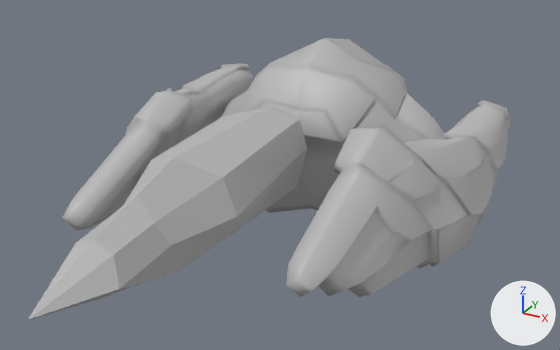
What one commit did to the FBX model workers/unity/Assets/3D/Characters/Neutral/Crystalite/CrystalCreepAnimation.fbx.
Both versions are drawn from a 50 mm camera at (1.22, -2.38, 1.84) aimed at (0.02, -0.19, 0.74). Every picture has the same lights, and +X, +Y and +Z are marked at lower right. Where no turn or scale is listed for an object, it has been applied to the vertices.

Before the edit, the objects in view are built like this:
```python
me_mesh = bpy.data.meshes.new('Mesh')
me_mesh.from_pydata(...)  # 379 vertices, 379 faces; spans x -20.7..17.8, y -61.5..64.4, z -35.1..35.1
me_mesh.materials.append(mat_lambert1)  # grey #bcbcbc
me_mesh_001 = bpy.data.meshes.new('Mesh.001')
me_mesh_001.from_pydata(...)  # 402 vertices, 364 faces; spans x -0.486..0.481, y -0.326..0.726, z -0.326..0.442
me_mesh_001.materials.append(mat_lambert1)  # grey #bcbcbc
me_mesh_002 = bpy.data.meshes.new('Mesh.002')
me_mesh_002.from_pydata(...)  # 379 vertices, 379 faces; spans x -17.8..20.7, y -61.5..64.4, z -35.1..35.1
me_mesh_002.materials.append(mat_lambert1)  # grey #bcbcbc
me_mesh_003 = bpy.data.meshes.new('Mesh.003')
me_mesh_003.from_pydata(...)  # 58 vertices, 64 faces; spans x -15.5..16.8, y -16.8..16.8, z 0.0..120.4
me_mesh_003.materials.append(mat_lambert1)  # grey #bcbcbc
ob_mcrystalprojectile = bpy.data.objects.new('mCrystalProjectile', me_mesh_003)
ob_mcrystalprojectile.location = (0.0, -0.142, 0.87)
ob_mcrystalprojectile.rotation_euler = (1.608, 0.0, 0.0)  # degrees (92, 0, 0)
ob_mcrystalprojectile.scale = (0.01, 0.01, 0.01)
ob_mhead = bpy.data.objects.new('mHead', me_mesh_001)
ob_mhead.location = (0.003, 0.231, 0.704)
ob_mwingl = bpy.data.objects.new('mWingL', me_mesh_002)
ob_mwingl.location = (0.474, -0.105, 0.722)
ob_mwingl.rotation_euler = (0.463, 0.0000109, -0.0000346)  # degrees (27, 0, -0)
ob_mwingl.scale = (0.01, 0.01, 0.01)
ob_mwingr = bpy.data.objects.new('mWingR', me_mesh)
ob_mwingr.location = (-0.474, -0.105, 0.722)
ob_mwingr.rotation_euler = (0.463, -0.000011, 0.0000351)  # degrees (27, 0, 0)
ob_mwingr.scale = (0.01, 0.01, 0.01)
```
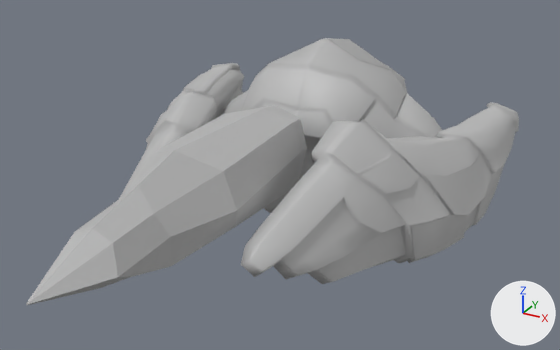
What differs and where, as boxes (x1, y1, x2, y2) in the pictures (560 x 350 px):
'mWingL', moved, turned: before (286, 100, 510, 297); after (241, 102, 519, 284)
'mCrystalProjectile', turned: before (29, 106, 307, 320); after (26, 105, 307, 305)
'mWingR', moved, turned: before (63, 63, 253, 230); after (119, 63, 244, 199)

Diff of the bpy script that builds the scene:
```diff
--- a/workers/unity/Assets/3D/Characters/Neutral/Crystalite/CrystalCreepAnimation.fbx.py
+++ b/workers/unity/Assets/3D/Characters/Neutral/Crystalite/CrystalCreepAnimation.fbx.py
@@ ob_mwingl @@
 ob_mwingl = bpy.data.objects.new('mWingL', me_mesh_002)
-ob_mwingl.location = (0.474, -0.105, 0.722)
-ob_mwingl.rotation_euler = (0.463, 0.0000109, -0.0000346)  # degrees (27, 0, -0)
+ob_mwingl.location = (0.42, -0.097, 0.722)
+ob_mwingl.rotation_euler = (0.463, 0.0000109, -0.164)  # degrees (27, 0, -9.4)
 ob_mwingl.scale = (0.01, 0.01, 0.01)
@@ ob_mcrystalprojectile @@
 ob_mcrystalprojectile.location = (0.0, -0.142, 0.87)
-ob_mcrystalprojectile.rotation_euler = (1.608, 0.0, 0.0)  # degrees (92, 0, 0)
+ob_mcrystalprojectile.rotation_euler = (1.576, 0.0, 0.0)  # degrees (90, 0, 0)
 ob_mcrystalprojectile.scale = (0.01, 0.01, 0.01)
@@ ob_mwingr @@
 ob_mwingr = bpy.data.objects.new('mWingR', me_mesh)
-ob_mwingr.location = (-0.474, -0.105, 0.722)
-ob_mwingr.rotation_euler = (0.463, -0.000011, 0.0000351)  # degrees (27, 0, 0)
+ob_mwingr.location = (-0.418, -0.097, 0.722)
+ob_mwingr.rotation_euler = (0.463, -0.000011, 0.172)  # degrees (27, 0, 10)
 ob_mwingr.scale = (0.01, 0.01, 0.01)
```
